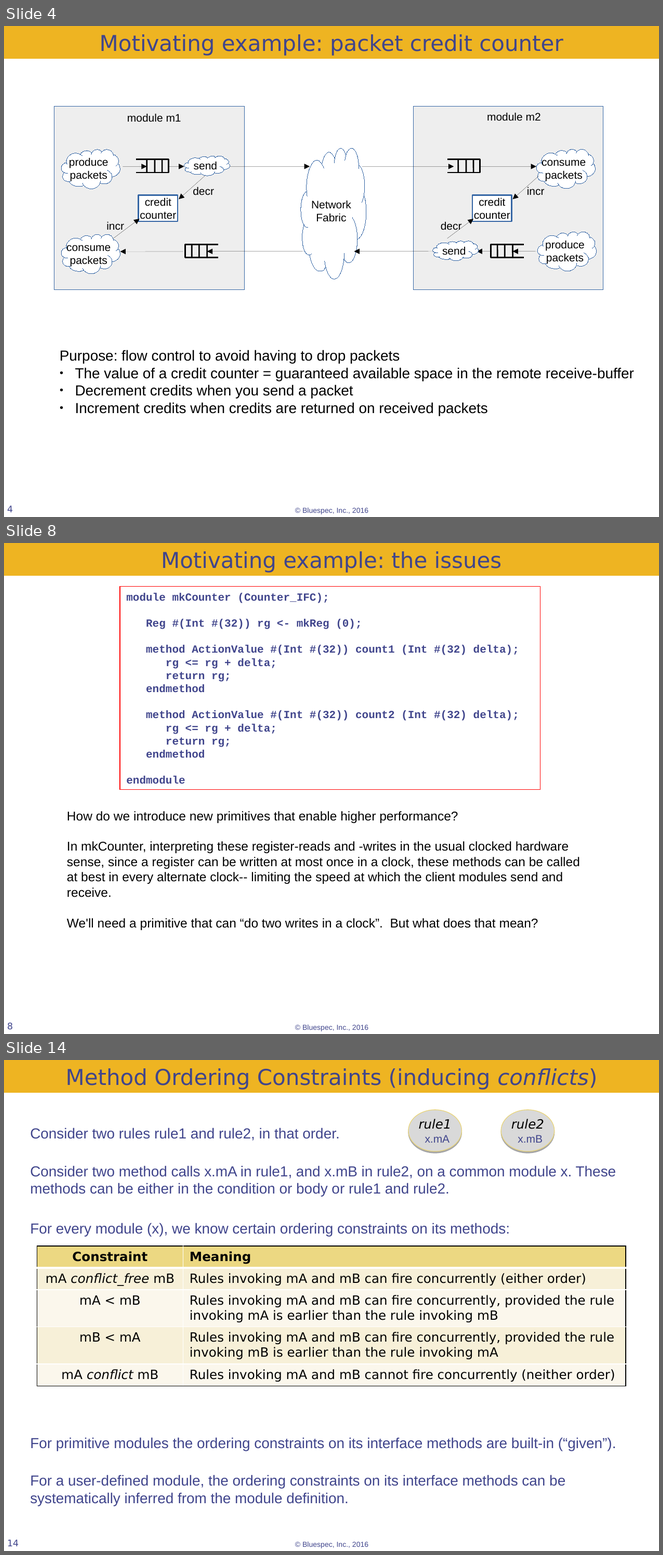
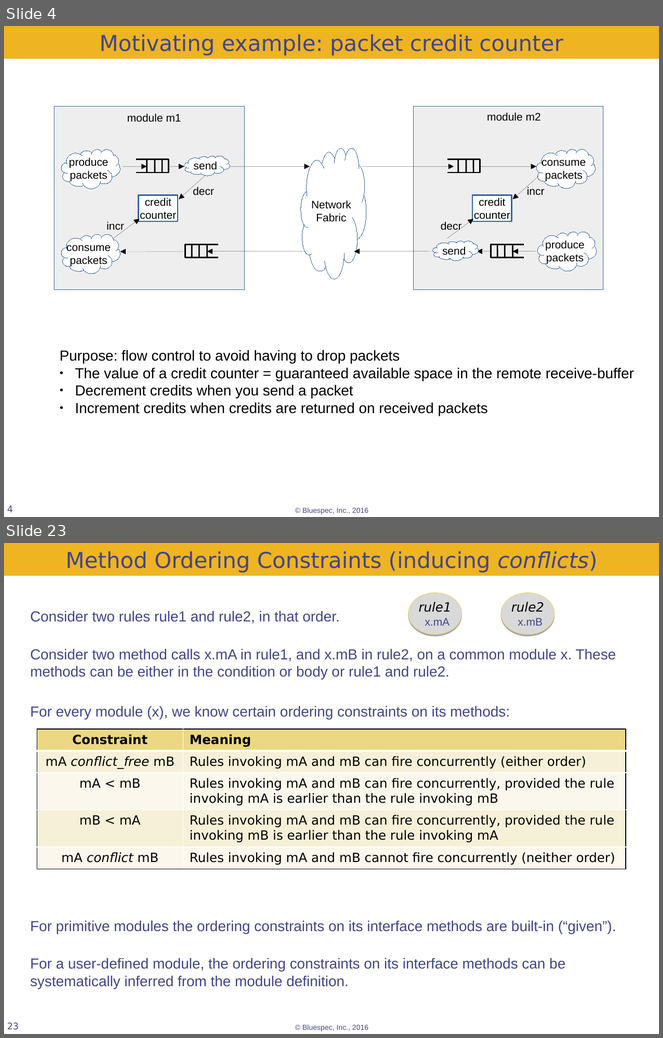
Before and after one commit to rsnikhil/Bluespec_BSV_Formal_Semantics, a slide deck: BSV_Semantics.odp. Shown one above the other, each under a label of ours: slides 4, 8 and 14 before the commit, slides 4 and 23 after it; the slides between them are not shown. The pictures are 663x1555 and 663x1038 pixels, drawn with LibreOffice and Linux fonts; fonts in the diff are those of the drawing; background and template pictures are left out. Boxes give left, top, right and bottom in pixels: in the first picture for what was removed or moved away, otherwise in the second. Text is boxed around its words. In the diff, an @@ line names an element or a change of style, - is before the commit and + after.

```diff
--- a/BSV_Semantics.odp
+++ b/BSV_Semantics.odp
@@ slide 8 removed at (4,543,659,1034), background #FFFFFF; not listed: 1 template element that a slide beside it also shows @@
@@ rectangle removed at (4,543,659,576) @@
-Motivating example: the issues
@@ rectangle removed at (120,586,541,789) @@
-module mkCounter (Counter_IFC);
-Reg #(Int #(32)) rg <- mkReg (0);
-method ActionValue #(Int #(32)) count1 (Int #(32) delta);
-rg <= rg + delta;
-return rg;
-endmethod
-method ActionValue #(Int #(32)) count2 (Int #(32) delta);
-rg <= rg + delta;
-return rg;
-endmethod
-endmodule
@@ text removed at (67,811,580,930) @@
-How do we introduce new primitives that enable higher performance?
-In mkCounter, interpreting these register-reads and -writes in the usual clocked hardware sense, since a register can be written at most once in a clock, these methods can be called
-at best in every alternate clock-- limiting the speed at which the client modules send and receive.
-We'll need a primitive that can “do two writes in a clock”. But what does that mean?
@@ page number removed at (7,1023,13,1030) @@
-8
@@ what was slide 14 is now slide 23 @@
@@ page number at (7,1023,19,1030): text changed @@
-14
+23
```
Also in this commit, not shown: 7 slides changed, 8 slides added, 4 other slides removed.
